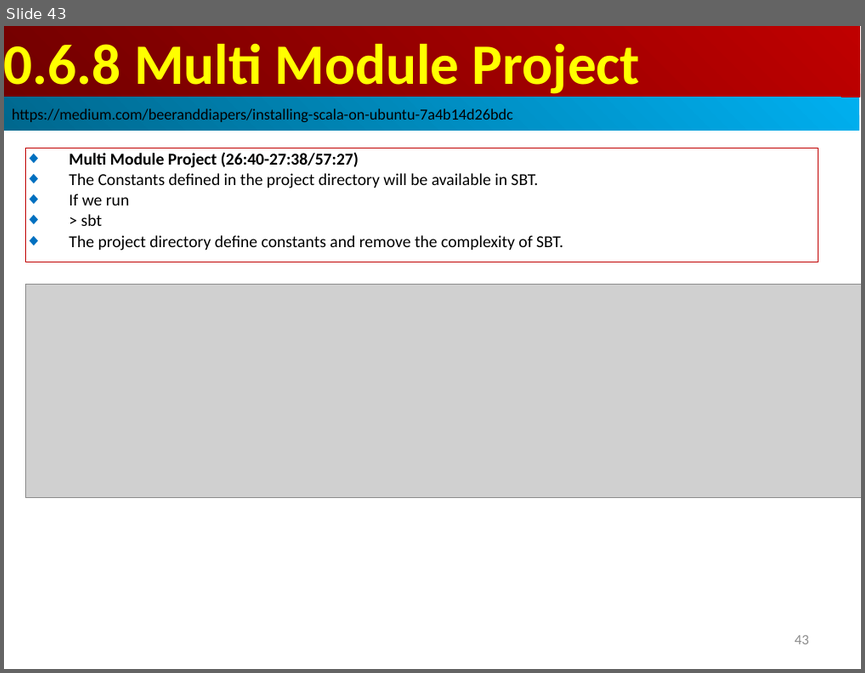
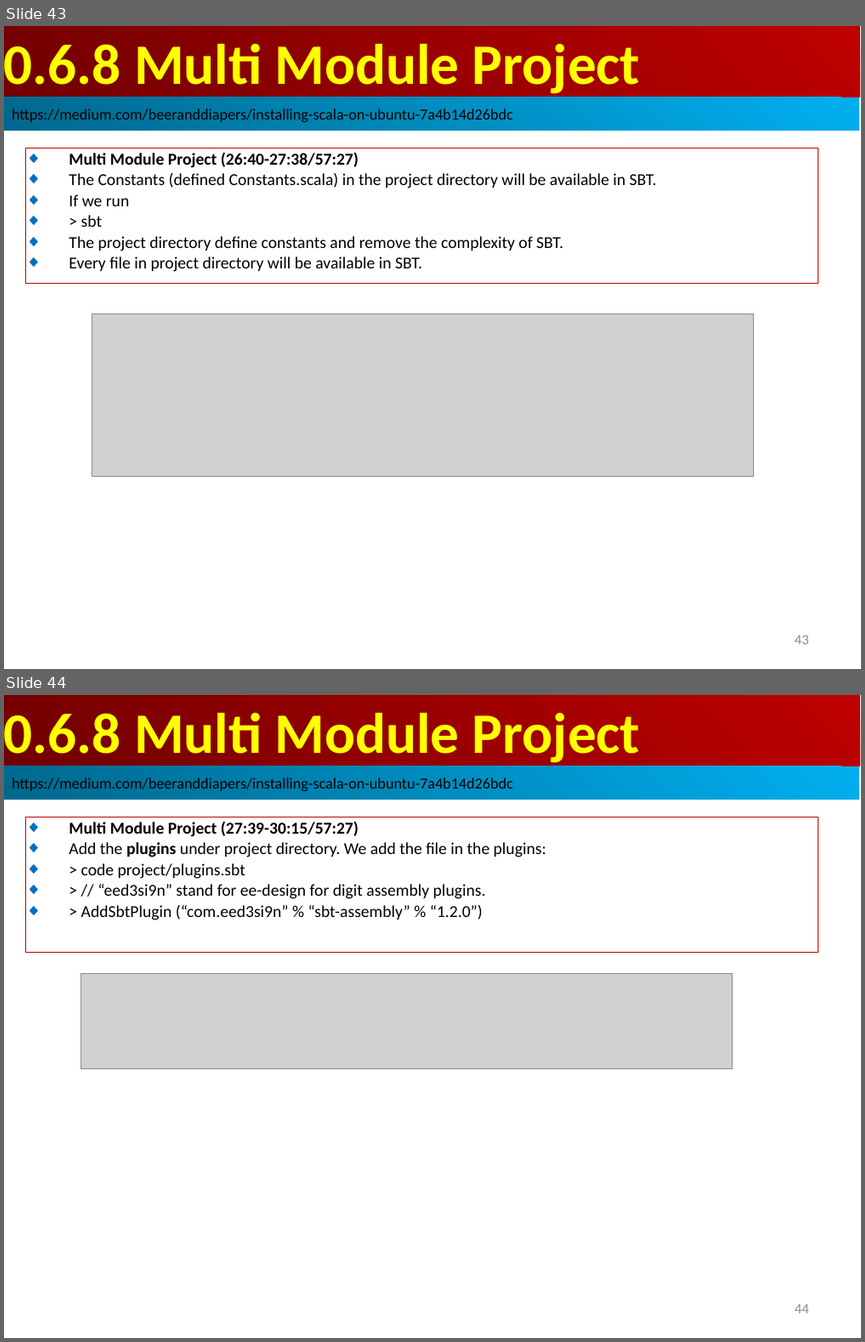
Before and after one commit to peterhchen/AIU_CS800_Chisel, a slide deck: 002_Tool/000_Video/000.06_Run_Scala_SBT.ppt. Shown one above the other, each under a label of ours: slide 43 before the commit, slides 43 and 44 after it. The pictures are 865x673 and 865x1342 pixels, drawn with LibreOffice and Linux fonts; fonts in the diff are those of the drawing; grey boxes stand for pictures. Boxes give left, top, right and bottom in pixels: in the first picture for what was removed or moved away, otherwise in the second. Text is boxed around its words. In the diff, an @@ line names an element or a change of style, - is before the commit and + after.

```diff
--- a/002_Tool/000_Video/000.06_Run_Scala_SBT.ppt
+++ b/002_Tool/000_Video/000.06_Run_Scala_SBT.ppt
@@ slide 44 added at (x1=4, y1=695, x2=861, y2=1338), background #FFFFFF @@
@@ rectangle added at (x1=4, y1=695, x2=860, y2=766), fill gradient #BF0000 to #710000, 48 pt, text #FFFF00, bold @@
+0.6.8 Multi Module Project
@@ rectangle added at (x1=4, y1=766, x2=859, y2=800), fill gradient #00AFEF to #00688E, 13 pt, text #000000 @@
+https://medium.com/beeranddiapers/installing-scala-on-ubuntu-7a4b14d26bdc
@@ rectangle added at (x1=25, y1=817, x2=818, y2=952), outline #C00000 0.74 pt, 14 pt, text #000000 @@
+◆ Multi Module Project (27:39-30:15/57:27)
+◆ Add the plugins under project directory. We add the file in the plugins:
+◆ > code project/plugins.sbt
+◆ > // “eed3si9n” stand for ee-design for digit assembly plugins.
+◆ > AddSbtPlugin (“com.eed3si9n” % “sbt-assembly” % “1.2.0”)
@@ picture added at (x1=81, y1=974, x2=732, y2=1068) @@
@@ page number added at (x1=794, y1=1304, x2=809, y2=1313), 12 pt, text #8B8B8B @@
+44
@@ slide 43 changed as well @@
@@ rectangle "Multi Module Project (26:40-27:38/57:27)" resized from (x1=25, y1=148, x2=818, y2=261) to (x1=25, y1=148, x2=818, y2=283) @@
@@ text in rectangle at (x1=69, y1=173, x2=657, y2=188): text changed @@
-◆ The Constants defined in the project directory will be available in SBT.
+◆ The Constants (defined Constants.scala) in the project directory will be available in SBT.
@@ text in rectangle at (x1=69, y1=256, x2=422, y2=272): paragraph added @@
+◆ Every file in project directory will be available in SBT.
@@ picture resized from (x1=25, y1=284, x2=861, y2=497) to (x1=92, y1=313, x2=754, y2=476) @@
```
Also in this commit, not shown: 3 other slides added.
